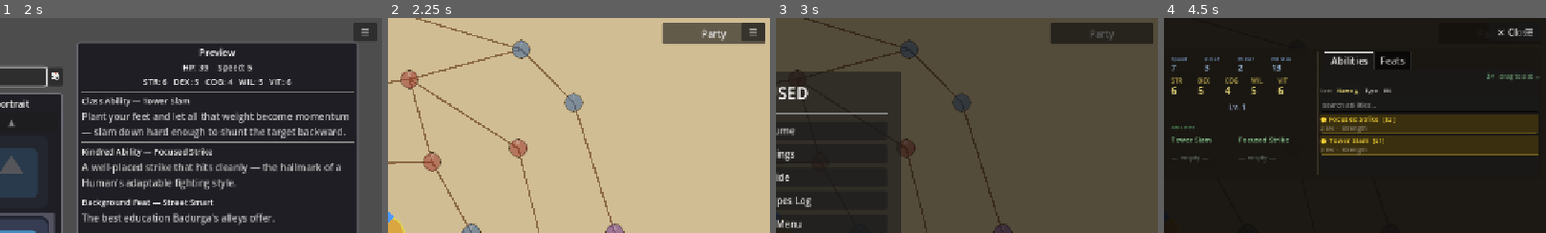
Above: before the commit, frames 1-4 (left to right).
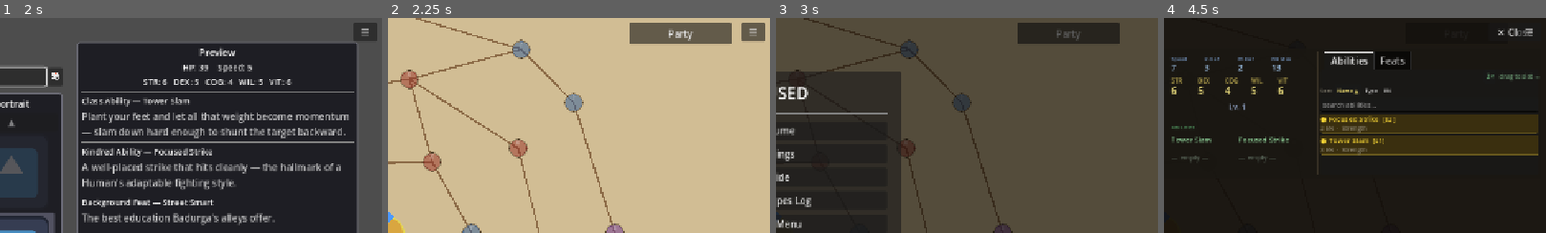
Above: after the commit, the same moments.

Repository: caleb-the-dev/RogueFinder
Game: Godot game, scene res://main.tscn
Same seed, same stepped clock (60 frames per second), same inputs: the game is played once before the commit and once after it. The engine's default icon, where the game draws it, is replaced by a stand-in: a white triangle on a blue panel in a dark square.
Inputs (mouse positions are % of the whole screen's width and height, from its top left):
- Up to frame 1 (2 s): click "Start New Run" at 0.5 s; click (30, 14) at 1.27 s; type "Alex" at 1.35 s
- Up to frame 2 (2.25 s): click "Begin Run" at 2 s
- Up to frame 3 (3 s): click "☰" at 2.75 s
- Up to frame 4 (4.5 s): click "Resume" at 3.5 s; click "Party" at 4.25 s
The pictures show only the part of the screen within x 50-100%, y 0-50%; the shares and areas given below are measured in that part.

Frame 1 is identical in both runs. In frame 2, 2.0% of the frame differs, in the area x 63-99%, y 2-12%; in frame 3, 1.9%; in frame 4, less than 0.1%.

Commit message:
fix(ui): shift Party button left to clear ☰ pause button
Party button x offset 180 → 236 so its right edge clears the
☰ menu button (which occupies the last 48px from the right).

Co-Authored-By: Claude Sonnet 4.6 <noreply@anthropic.com>

Diff:
--- a/rogue-finder/scripts/map/MapManager.gd
+++ b/rogue-finder/scripts/map/MapManager.gd
@@ -471,7 +471,7 @@
 	_party_btn = Button.new()
 	_party_btn.text = "Party"
 	_party_btn.size = Vector2(172.0, 36.0)
-	_party_btn.position = Vector2(VIEWPORT_SIZE.x - 180.0, 8.0)
+	_party_btn.position = Vector2(VIEWPORT_SIZE.x - 236.0, 8.0)
 	_party_btn.pressed.connect(func(): _party_sheet.show_sheet())
 	add_child(_party_btn)
 
